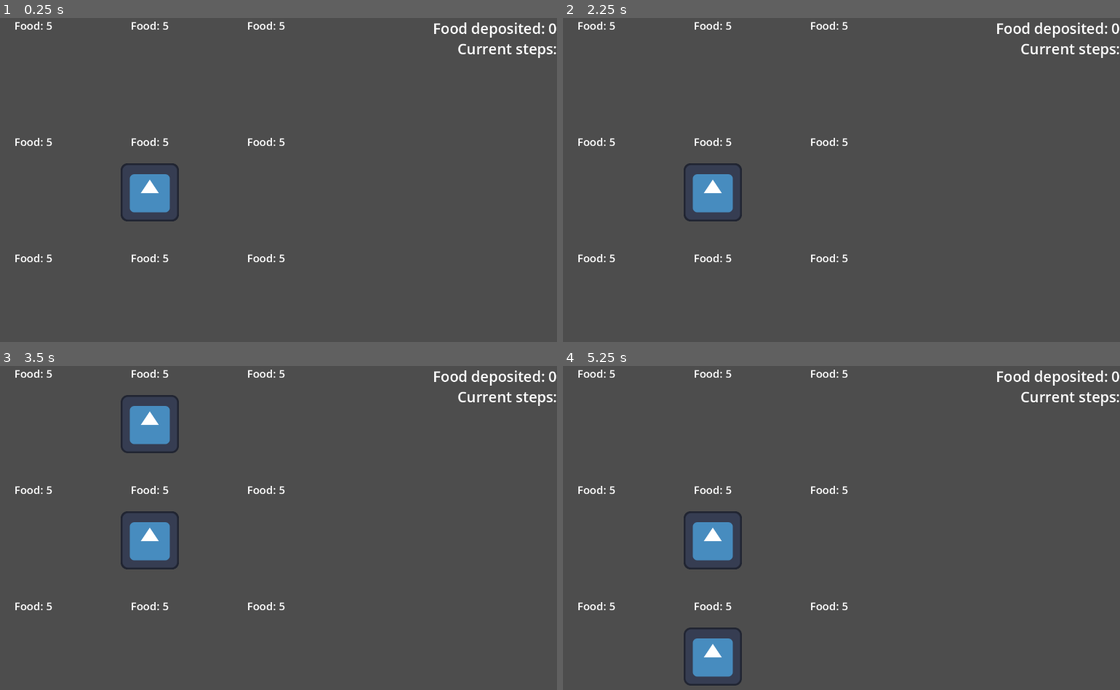
Above: before the commit, frames 1-4 (two rows, left to right).
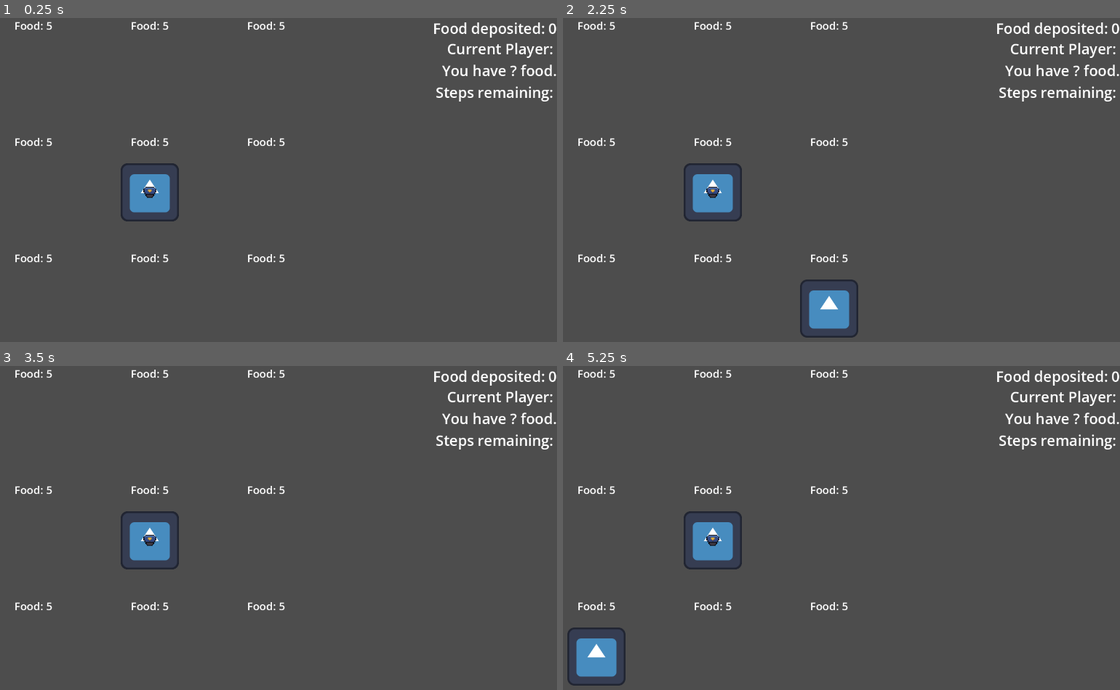
Above: after the commit, the same moments.

Repository: xandrrr/barnyard-masquerade
Game: Godot game, scene res://main.tscn
Two runs of this game, one before a commit and one after it. Both use one fixed random seed, a clock stepped at 60 frames per second and the inputs below. The engine's default icon, where the game draws it, is replaced by a stand-in: a white triangle on a blue panel in a dark square.
Inputs:
- Up to frame 1 (0.25 s): no input
- Up to frame 2 (2.25 s): tap Enter at 0.5, 2 s; hold D (move_right) 0.53-1.28 s; tap Q (inspect, bound only after the commit) at 0.6, 1.55 s; tap Space (deposit_food) at 1.25, 2.1 s; hold S (move_down) 1.28-2.03 s; tap E (collect_food) at 1.35 s; hold D (move_right) from 2.03 s (still down)
- Up to frame 3 (3.5 s): tap Q (inspect, bound only after the commit) at 2.3, 3.05 s; tap Space (deposit_food) at 2.75 s; release D (move_right) at 2.78 s; hold W (move_up) from 2.78 s (still down); tap N (do_nothing) at 2.85 s
- Up to frame 4 (5.25 s): tap Enter at 3.5 s; release W (move_up) at 3.53 s; hold A (move_left) 3.53-5.03 s; tap Q (inspect, bound only after the commit) at 3.6, 4.35 s; tap Space (deposit_food) at 4.25 s; hold S (move_down) from 5.03 s (still down); tap E (collect_food) at 5.1 s

The runs differ from the first frame. In frame 1, 1.0% of the frame differs, in the area x 25-100%, y 7-56%; in frame 2, 2.1%; in frame 3, 2.1%; in frame 4, 3.2%, in the area x 0-100%, y 7-99%.

Commit message:
Add Cop movement
Add movement for the Cop

Diff:
--- /dev/null
+++ b/AwaitingConfirmation.gd
@@ -0,0 +1,10 @@
+extends State
+
+@export var unit : Cop
+
+func physics_update(_delta: float) -> void:
+	if Input.is_action_just_pressed("confirm"):
+		unit.landing_decided.emit(true)
+
+	if Input.is_action_just_pressed("deny"):
+		unit.landing_decided.emit(false)
--- /dev/null
+++ b/awaiting_action.gd
@@ -0,0 +1,13 @@
+extends State
+
+@export var unit : Cop
+
+func physics_update(_delta: float) -> void:
+	if Input.is_action_just_pressed("eat"):
+		unit.action_confirmed.emit("Eat")
+
+	if Input.is_action_just_pressed("inspect"):
+		unit.action_confirmed.emit("Inspect")
+
+	if Input.is_action_just_pressed("convict"):
+		unit.action_confirmed.emit("Convict")
--- /dev/null
+++ b/cop.gd
@@ -0,0 +1,23 @@
+class_name Cop extends CharacterBody2D
+
+var current_tile : Tile = null
+var current_projection : Tile = null
+var current_exploration : Tile = null
+var food_amount : int = 0
+var is_npc : bool = false
+var steps_queued : int = 0
+var is_revealed : bool = false
+
+signal request_step(target_tile : Tile, action_name : String)
+signal tile_change_requested(target_coordinate_x : int, target_coordinate_y : int)
+signal action_confirmed(action_name : String)
+signal landing_decided(decision : bool)
+signal starting_surveillance
+signal unit_turn_started
+signal unit_turn_concluded
+signal starting_player_targeting
+signal awaiting_confirmation
+signal awaiting_action
+
+func _ready() -> void:
+	add_to_group("Units")
--- /dev/null
+++ b/cop.tscn
@@ -0,0 +1,70 @@
+[gd_scene format=3 uid="uid://byq3qgiolmx35"]
+
+[ext_resource type="Script" uid="uid://dvmrbdl7fa611" path="res://cop.gd" id="1_0qtrv"]
+[ext_resource type="Texture2D" uid="uid://dl1oe3qcbwlmn" path="res://sprites/copIcon.png" id="2_0qtrv"]
+[ext_resource type="Script" uid="uid://c3jv43vfh3o80" path="res://cop_state_manager.gd" id="3_10vfs"]
+[ext_resource type="Script" uid="uid://bqciqppemdnfb" path="res://dancing.gd" id="5_pvkf1"]
+[ext_resource type="Script" uid="uid://boflh0uwcxd7h" path="res://queueing_cop_movement.gd" id="6_10vfs"]
+[ext_resource type="Script" uid="uid://dm57whrhey4cd" path="res://waiting.gd" id="6_h0nw5"]
+[ext_resource type="Script" uid="uid://o30ldsbo2uo5" path="res://targeting_player.gd" id="7_xwtm4"]
+[ext_resource type="Script" uid="uid://bf1mdggk3os35" path="res://AwaitingConfirmation.gd" id="8_pvkf1"]
+[ext_resource type="Script" uid="uid://cu5snc75qa66p" path="res://awaiting_action.gd" id="9_h0nw5"]
+
+[sub_resource type="RectangleShape2D" id="RectangleShape2D_lquwl"]
+size = Vector2(25, 25)
+
+[node name="Cop" type="CharacterBody2D" unique_id=679955636]
+script = ExtResource("1_0qtrv")
+
+[node name="UnitSprite" type="Sprite2D" parent="." unique_id=705627928]
+visible = false
+texture_filter = 1
+scale = Vector2(2, 2)
+texture = ExtResource("2_0qtrv")
+
+[node name="ProjectionSprite" type="Sprite2D" parent="." unique_id=1043573600]
+modulate = Color(1, 1, 1, 0.5019608)
+texture_filter = 1
+scale = Vector2(2, 2)
+texture = ExtResource("2_0qtrv")
+
+[node name="ExplorationSprite" type="Sprite2D" parent="." unique_id=1941978201]
+texture_filter = 1
+scale = Vector2(2, 2)
+texture = ExtResource("2_0qtrv")
+
+[node name="CollisionShape2D" type="CollisionShape2D" parent="." unique_id=145315928]
+shape = SubResource("RectangleShape2D_lquwl")
+
+[node name="CopStateManager" type="Node" parent="." unique_id=1776895716 node_paths=PackedStringArray("unit", "initial_state")]
+script = ExtResource("3_10vfs")
+unit = NodePath("..")
+initial_state = NodePath("Waiting")
+metadata/_custom_type_script = "uid://y021c0k020p6"
+
+[node name="Surveilling" type="Node" parent="CopStateManager" unique_id=301522838]
+script = ExtResource("5_pvkf1")
+metadata/_custom_type_script = "uid://teapur67yax4"
+
+[node name="Waiting" type="Node" parent="CopStateManager" unique_id=937280149]
+script = ExtResource("6_h0nw5")
+metadata/_custom_type_script = "uid://teapur67yax4"
+
+[node name="QueueingCopMovement" type="Node" parent="CopStateManager" unique_id=1648766902 node_paths=PackedStringArray("unit")]
+script = ExtResource("6_10vfs")
+unit = NodePath("../..")
+metadata/_custom_type_script = "uid://teapur67yax4"
+
+[node name="TargetingPlayer" type="Node" parent="CopStateManager" unique_id=642033270]
+script = ExtResource("7_xwtm4")
+metadata/_custom_type_script = "uid://teapur67yax4"
+
+[node name="AwaitingConfirmation" type="Node" parent="CopStateManager" unique_id=1989269184 node_paths=PackedStringArray("unit")]
+script = ExtResource("8_pvkf1")
+unit = NodePath("../..")
+metadata/_custom_type_script = "uid://teapur67yax4"
+
+[node name="AwaitingAction" type="Node" parent="CopStateManager" unique_id=1194538153 node_paths=PackedStringArray("unit")]
+script = ExtResource("9_h0nw5")
+unit = NodePath("../..")
+metadata/_custom_type_script = "uid://teapur67yax4"
--- /dev/null
+++ b/cop_state_manager.gd
@@ -0,0 +1,46 @@
+extends StateManager
+
+@export var unit : Cop
+
+func _ready() -> void:
+	unit.starting_surveillance.connect(func():
+		var previous_state_path := state.name
+		state.exit()
+		state = get_node("Surveilling")
+		state.enter(previous_state_path)
+	)
+
+	unit.unit_turn_started.connect(func():
+		var previous_state_path := state.name
+		state.exit()
+		state = get_node("QueueingCopMovement")
+		state.enter(previous_state_path)
+	)
+
+	unit.unit_turn_concluded.connect(func():
+		var previous_state_path := state.name
+		state.exit()
+		state = get_node("Waiting")
+		state.enter(previous_state_path)
+	)
+
+	unit.starting_player_targeting.connect(func():
+		var previous_state_path := state.name
+		state.exit()
+		state = get_node("TargetingPlayer")
+		state.enter(previous_state_path)
+	)
+
+	unit.awaiting_confirmation.connect(func():
+		var previous_state_path := state.name
+		state.exit()
+		state = get_node("AwaitingConfirmation")
+		state.enter(previous_state_path)
+	)
+
+	unit.awaiting_action.connect(func():
+		var previous_state_path := state.name
+		state.exit()
+		state = get_node("AwaitingAction")
+		state.enter(previous_state_path)
+	)
--- a/main.gd
+++ b/main.gd
@@ -8,14 +8,20 @@
 	2 : [],
 	3 : []
 }
+var current_cop_steps : Array = []
+var current_cop_step_index : int = 0
+
 var current_players : Array = []
 var current_player_units : Dictionary = {}
 var current_npcs : Array = []
+var current_cop : Cop = null
 
 var current_turn_index = -1
 var current_player_acting = null
+var is_cop_movement : bool = false
+var is_cop_surveillance : bool = false
 var test_players = [
-	1, 2, 3, 4
+	1, 2, 3
 ]
 
 func _ready() -> void:
@@ -23,9 +29,12 @@
 	for test_player in test_players:
 		current_player_units[test_player] = $UnitManager.create_player_unit()
 		current_players.append(test_player)
-	for i in range(8):
+	for i in range(6):
 		var npc = $UnitManager.create_npc()
 		current_npcs.append(npc)
+	current_cop = $UnitManager.create_cop()
+	for tile in $TileManager.tiles:
+		tile.update_food_tally()
 	change_turn()
 
 
@@ -35,10 +44,16 @@
 
 func prepare_new_turn():
 	current_turn_index = -1
+	current_cop_step_index = 0
 	current_player_acting = null
 	current_steps[1].clear()
 	current_steps[2].clear()
 	current_steps[3].clear()
+	current_cop_steps.clear()
+
+	for unit in $UnitManager.current_player_units:
+		unit.unit_turn_concluded.emit()
+	current_cop.unit_turn_concluded.emit()
 	change_turn()
 
 
@@ -51,7 +66,9 @@
 		$UnitManager.move_all_npcs()
 		await get_tree().create_timer(1.5).timeout
 	update_deposited_food_tally()
-	prepare_new_turn()
+	for tile in $TileManager.tiles:
+		tile.update_food_tally()
+	iterate_cop_movement()
 
 
 func add_step(enactor : Unit, target_tile : Tile, action_name : String):
@@ -67,7 +84,7 @@
 	unit.current_tile = step[1]
 	match step[2]:
 		"Collect":
-			step[1].distribute_food(step[0], 2)
+			step[1].distribute_food(step[0], 1)
 			unit.update_food_tally()
 		"Deposit":
 			var map_size_x = $TileManager.map_size_x
@@ -88,28 +105,96 @@
 			pass
 
 
+func add_cop_step(enactor : Cop, target_tile : Tile, action_name : String):
+	var turn_elements = [enactor, target_tile, action_name]
+	current_cop_steps.append(turn_elements)
+
+
+func play_cop_action(action_name : String):
+	match action_name:
+		"Eat":
+			current_cop.current_tile.remove_food(2)
+			current_cop.current_tile.update_food_tally()
+		"Inspect":
+			pass
+		"Convict":
+			pass
+	current_cop.current_projection = current_cop.current_tile
+
+
+func iterate_cop_movement():
+	var step = current_cop_steps[current_cop_step_index]
+	current_cop.position = current_cop.current_tile.position
+	var tween = get_tree().create_tween()
+	tween.tween_property(current_cop, "position", step[1].position, 1.0)
+	current_cop.current_tile = step[1]
+	await get_tree().create_timer(1.5).timeout
+	current_cop_step_index += 1
+	if current_cop_step_index < 3:
+		current_cop.awaiting_confirmation.emit()
+	else:
+		step[1].take_cop(current_cop)
+		current_cop.awaiting_action.emit()
+
+
+func change_turn():
+	if not is_cop_movement:
+		current_turn_index += 1
+		print("turn index: " + str(current_turn_index))
+		print("is cop movement: " + str(is_cop_movement))
+		print("current_players size " + str(current_players.size()))
+		if current_player_acting:
+			var previous_unit = current_player_units[current_player_acting]
+			previous_unit.unit_turn_concluded.emit()
+			previous_unit.steps_queued = 0
+
+		if current_turn_index < current_players.size():
+			current_player_acting = current_players[current_turn_index]
+			var current_unit = current_player_units[current_player_acting]
+			current_unit.steps_queued = 0
+			await get_tree().create_timer(0.05).timeout
+			current_unit.unit_turn_started.emit()
+		else:
+			current_player_acting = null
+			is_cop_movement = true
+			current_cop.steps_queued = 0
+			await get_tree().create_timer(0.05).timeout
+			current_cop.unit_turn_started.emit()
+	else:
+		is_cop_movement = false
+		current_cop.unit_turn_concluded.emit()
+		current_cop.steps_queued = 0
+		play_turn()
+
+
 func _on_unit_manager_move_requested(enactor: Unit, target_tile: Tile, action_name: String) -> void:
-	enactor.steps_queued += 1
-	print(enactor.steps_queued)
-	add_step(enactor, target_tile, action_name)
-	enactor.get_node("ProjectionSprite").global_position = target_tile.position
-	if enactor.steps_queued == 3:
-		change_turn()
-
-
-func change_turn():
-	current_turn_index += 1
-	if current_player_acting:
-		var previous_unit = current_player_units[current_player_acting]
-		previous_unit.unit_turn_concluded.emit()
-		previous_unit.steps_queued = 0
-
-	if current_turn_index < current_players.size():
-		current_player_acting = current_players[current_turn_index]
-		var current_unit = current_player_units[current_player_acting]
-		current_unit.steps_queued = 0
-		await get_tree().create_timer(0.05).timeout
-		current_unit.unit_turn_started.emit()
+	if !(enactor.current_projection == target_tile):
+		enactor.steps_queued += 1
+		print(enactor.steps_queued)
+		add_step(enactor, target_tile, action_name)
+		enactor.get_node("ProjectionSprite").global_position = target_tile.position
+		if enactor.steps_queued == 3:
+			change_turn()
+
+
+func _on_unit_manager_cop_move_requested(enactor: Cop, target_tile: Tile, action_name: String) -> void:
+	if !(enactor.current_projection == target_tile):
+		enactor.steps_queued += 1
+		add_cop_step(enactor, target_tile, action_name)
+		enactor.get_node("ProjectionSprite").global_position = target_tile.position
+		if enactor.steps_queued == 3:
+			change_turn()
+
+
+func _on_unit_manager_cop_room_decision(decision: bool) -> void:
+	if decision:
+		current_cop.awaiting_action.emit()
 	else:
-		current_player_acting = null
-		play_turn()
+		iterate_cop_movement()
+
+
+func _on_unit_manager_cop_action_decided(action_name: String) -> void:
+	play_cop_action(action_name)
+	await get_tree().create_timer(0.05).timeout
+	#TODO: Change this to display results
+	prepare_new_turn()
--- a/main.tscn
+++ b/main.tscn
@@ -3,6 +3,67 @@
 [ext_resource type="Script" uid="uid://dl1pshdi185jd" path="res://unit_manager.gd" id="1_1bvp3"]
 [ext_resource type="Script" uid="uid://bkki4vmw1adyq" path="res://main.gd" id="1_h2yge"]
 [ext_resource type="Script" uid="uid://cbqxk3r4grpp1" path="res://tile_manager.gd" id="4_lquwl"]
+
+[sub_resource type="Animation" id="Animation_h2yge"]
+length = 0.001
+tracks/0/type = "value"
+tracks/0/imported = false
+tracks/0/enabled = true
+tracks/0/path = NodePath(".:modulate")
+tracks/0/interp = 1
+tracks/0/loop_wrap = true
+tracks/0/keys = {
+"times": PackedFloat32Array(0),
+"transitions": PackedFloat32Array(1),
+"update": 0,
+"values": [Color(1, 1, 1, 0)]
+}
+tracks/1/type = "value"
+tracks/1/imported = false
+tracks/1/enabled = true
+tracks/1/path = NodePath(".:rotation")
+tracks/1/interp = 1
+tracks/1/loop_wrap = true
+tracks/1/keys = {
+"times": PackedFloat32Array(0),
+"transitions": PackedFloat32Array(1),
+"update": 0,
+"values": [0.5061455]
+}
+
+[sub_resource type="Animation" id="Animation_1bvp3"]
+resource_name = "fade_animator"
+length = 3.0
+tracks/0/type = "value"
+tracks/0/imported = false
+tracks/0/enabled = true
+tracks/0/path = NodePath(".:modulate")
+tracks/0/interp = 1
+tracks/0/loop_wrap = true
+tracks/0/keys = {
+"times": PackedFloat32Array(0, 0.5, 2.5, 3),
+"transitions": PackedFloat32Array(1, 1, 1, 1),
+"update": 0,
+"values": [Color(1, 1, 1, 0), Color(1, 1, 1, 1), Color(1, 1, 1, 1), Color(1, 1, 1, 0)]
+}
+tracks/1/type = "value"
+tracks/1/imported = false
+tracks/1/enabled = true
+tracks/1/path = NodePath(".:rotation")
+tracks/1/interp = 1
+tracks/1/loop_wrap = true
+tracks/1/keys = {
+"times": PackedFloat32Array(0, 0.5, 2.5, 3),
+"transitions": PackedFloat32Array(0.5, 1, 2, 1),
+"update": 0,
+"values": [-0.5061454830783556, 0.5061455, 0.5061455, 1.5707963267948966]
+}
+
+[sub_resource type="AnimationLibrary" id="AnimationLibrary_lquwl"]
+_data = {
+&"RESET": SubResource("Animation_h2yge"),
+&"fade_animator": SubResource("Animation_1bvp3")
+}
 
 [node name="Main" type="Node2D" unique_id=26801442]
 script = ExtResource("1_h2yge")
@@ -19,7 +80,7 @@
 anchors_preset = 10
 anchor_right = 1.0
 offset_right = 1280.0
-offset_bottom = 80.0
+offset_bottom = 720.0
 grow_horizontal = 2
 
 [node name="FoodDepositedLabel" type="Label" parent="MainControl" unique_id=1680829220]
@@ -34,7 +95,7 @@
 text = "Food deposited: 0"
 horizontal_alignment = 2
 
-[node name="StepsQueuedLabel" type="Label" parent="MainControl" unique_id=196199504]
+[node name="InformationLabel" type="Label" parent="MainControl" unique_id=196199504]
 layout_mode = 1
 anchors_preset = 1
 anchor_left = 1.0
@@ -44,7 +105,33 @@
 offset_bottom = 90.0
 grow_horizontal = 0
 theme_override_font_sizes/font_size = 32
-text = "Current steps:"
+text = "Current Player:
+You have ? food.
+Steps remaining: "
 horizontal_alignment = 2
 
+[node name="PhasePanel" type="PanelContainer" parent="MainControl" unique_id=221575074]
+modulate = Color(1, 1, 1, 0)
+layout_mode = 0
+offset_top = -50.0
+offset_right = 1525.0049
+offset_bottom = 50.001022
+rotation = 0.5061455
+
+[node name="CenterContainer" type="CenterContainer" parent="MainControl/PhasePanel" unique_id=949231181]
+layout_mode = 2
+
+[node name="PhaseLabel" type="Label" parent="MainControl/PhasePanel/CenterContainer" unique_id=1624846789]
+layout_mode = 2
+theme_override_constants/outline_size = 32
+theme_override_font_sizes/font_size = 64
+text = "Results"
+
+[node name="PhaseAnimator" type="AnimationPlayer" parent="." unique_id=1974561950]
+root_node = NodePath("../MainControl/PhasePanel")
+libraries/ = SubResource("AnimationLibrary_lquwl")
+
+[connection signal="cop_action_decided" from="UnitManager" to="." method="_on_unit_manager_cop_action_decided"]
+[connection signal="cop_move_requested" from="UnitManager" to="." method="_on_unit_manager_cop_move_requested"]
+[connection signal="cop_room_decision" from="UnitManager" to="." method="_on_unit_manager_cop_room_decision"]
 [connection signal="move_requested" from="UnitManager" to="." method="_on_unit_manager_move_requested"]
--- a/project.godot
+++ b/project.godot
@@ -61,6 +61,36 @@
 "events": [Object(InputEventKey,"resource_local_to_scene":false,"resource_name":"","device":-1,"window_id":0,"alt_press …(192 unchanged characters)…
 ]
 }
+confirm={
+"deadzone": 0.2,
+"events": [Object(InputEventKey,"resource_local_to_scene":false,"resource_name":"","device":-1,"window_id":0,"alt_pressed":false,"shift_pressed":false,"ctrl_pressed":false,"meta_pressed":false,"pressed":false,"keycode":0,"physical_keycode":69,"key_label":0,"unicode":101,"location":0,"echo":false,"script":null)
+]
+}
+surveil={
+"deadzone": 0.2,
+"events": [Object(InputEventKey,"resource_local_to_scene":false,"resource_name":"","device":-1,"window_id":0,"alt_pressed":false,"shift_pressed":false,"ctrl_pressed":false,"meta_pressed":false,"pressed":false,"keycode":0,"physical_keycode":69,"key_label":0,"unicode":101,"location":0,"echo":false,"script":null)
+]
+}
+deny={
+"deadzone": 0.2,
+"events": [Object(InputEventKey,"resource_local_to_scene":false,"resource_name":"","device":-1,"window_id":0,"alt_pressed":false,"shift_pressed":false,"ctrl_pressed":false,"meta_pressed":false,"pressed":false,"keycode":0,"physical_keycode":78,"key_label":0,"unicode":110,"location":0,"echo":false,"script":null)
+]
+}
+eat={
+"deadzone": 0.2,
+"events": [Object(InputEventKey,"resource_local_to_scene":false,"resource_name":"","device":-1,"window_id":0,"alt_pressed":false,"shift_pressed":false,"ctrl_pressed":false,"meta_pressed":false,"pressed":false,"keycode":0,"physical_keycode":69,"key_label":0,"unicode":101,"location":0,"echo":false,"script":null)
+]
+}
+inspect={
+"deadzone": 0.2,
+"events": [Object(InputEventKey,"resource_local_to_scene":false,"resource_name":"","device":-1,"window_id":0,"alt_pressed":false,"shift_pressed":false,"ctrl_pressed":false,"meta_pressed":false,"pressed":false,"keycode":0,"physical_keycode":81,"key_label":0,"unicode":113,"location":0,"echo":false,"script":null)
+]
+}
+convict={
+"deadzone": 0.2,
+"events": [Object(InputEventKey,"resource_local_to_scene":false,"resource_name":"","device":-1,"window_id":0,"alt_pressed":false,"shift_pressed":false,"ctrl_pressed":false,"meta_pressed":false,"pressed":false,"keycode":0,"physical_keycode":32,"key_label":0,"unicode":32,"location":0,"echo":false,"script":null)
+]
+}
 
 [physics]
 
--- /dev/null
+++ b/queueing_cop_movement.gd
@@ -0,0 +1,57 @@
+extends State
+
+@export var unit : Cop
+
+func enter(previous_state_path: String, data := {}) -> void:
+	unit.get_node("ProjectionSprite").visible = true
+	unit.get_node("ExplorationSprite").visible = true
+	unit.get_node("UnitSprite").visible = false
+
+	unit.get_node("ProjectionSprite").position = Vector2(0,0)
+	unit.get_node("ExplorationSprite").position = Vector2(0,0)
+
+func exit() -> void:
+	unit.get_node("UnitSprite").visible = true
+	unit.get_node("ProjectionSprite").visible = false
+	unit.get_node("ExplorationSprite").visible = false
+
+
+func physics_update(_delta: float) -> void:
+	if Input.is_action_just_pressed("move_up"):
+		var target_coordinate_x = unit.current_projection.x_coordinate
+		var target_coordinate_y = unit.current_projection.y_coordinate - 1
+		if check_if_legal_tile(target_coordinate_x, target_coordinate_y):
+			unit.tile_change_requested.emit(target_coordinate_x, target_coordinate_y)
+
+	if Input.is_action_just_pressed("move_down"):
+		var target_coordinate_x = unit.current_projection.x_coordinate
+		var target_coordinate_y = unit.current_projection.y_coordinate + 1
+		if check_if_legal_tile(target_coordinate_x, target_coordinate_y):
+			unit.tile_change_requested.emit(target_coordinate_x, target_coordinate_y)
+
+	if Input.is_action_just_pressed("move_left"):
+		var target_coordinate_x = unit.current_projection.x_coordinate - 1
+		var target_coordinate_y = unit.current_projection.y_coordinate
+		if check_if_legal_tile(target_coordinate_x, target_coordinate_y):
+			unit.tile_change_requested.emit(target_coordinate_x, target_coordinate_y)
+
+	if Input.is_action_just_pressed("move_right"):
+		var target_coordinate_x = unit.current_projection.x_coordinate + 1
+		var target_coordinate_y = unit.current_projection.y_coordinate
+		if check_if_legal_tile(target_coordinate_x, target_coordinate_y):
+			unit.tile_change_requested.emit(target_coordinate_x, target_coordinate_y)
+
+	if Input.is_action_just_pressed("surveil"):
+		unit.request_step.emit(unit.current_exploration, "Surveil")
+
+
+func check_if_legal_tile(target_coordinate_x : int, target_coordinate_y : int):
+	var current_unit_projection : Tile = unit.current_projection
+	var distance_x = current_unit_projection.x_coordinate - target_coordinate_x
+	var distance_y = current_unit_projection.y_coordinate - target_coordinate_y
+
+	var vector_representation = Vector2(distance_x, distance_y)
+	if vector_representation.length() == 1:
+		return true
+	else:
+		return false
--- /dev/null
+++ b/targeting_player.gd
@@ -0,0 +1 @@
+extends State
--- a/tile.gd
+++ b/tile.gd
@@ -16,14 +16,19 @@
 	unit.current_exploration = self
 
 
+func take_cop(cop : Cop):
+	cop.position = self.position
+	cop.current_exploration = self
+
+
 func take_npc(npc : Npc):
 	npc.current_tile = self
+
 
 func distribute_food(unit : Unit, amount : int):
 	var food_taken = min(food_amount, amount)
 	food_amount -= food_taken
 	unit.food_amount += food_taken
-	update_food_tally()
 
 
 func update_food_tally():
@@ -32,4 +37,8 @@
 
 func add_food(amount : int):
 	food_amount += amount
-	update_food_tally()
+
+
+func remove_food(amount : int):
+	var food_removed = min(food_amount, amount)
+	food_amount -= food_removed
--- a/tile_manager.gd
+++ b/tile_manager.gd
@@ -39,11 +39,7 @@
 
 		if abs(difference_x) == 1 and difference_y == 0:
 			adjacent_tiles.append(tile)
-			print(target_tile.x_coordinate, target_tile.y_coordinate,tile.x_coordinate,tile.y_coordinate)
-			print(difference_x, difference_y)
 		elif abs(difference_y) == 1 and difference_x == 0:
 			adjacent_tiles.append(tile)
-			print(target_tile.x_coordinate, target_tile.y_coordinate,tile.x_coordinate,tile.y_coordinate)
-			print(difference_x, difference_y)
 
 	return adjacent_tiles
--- a/unit_manager.gd
+++ b/unit_manager.gd
@@ -4,10 +4,16 @@
 
 const UNIT_PATH = preload("res://unit.tscn")
 const NPC_PATH = preload("res://npc.tscn")
+const COP_PATH = preload("res://cop.tscn")
 var current_player_units : Array = []
 var current_npcs : Array = []
+var current_cop : Cop = null
 
 signal move_requested(enactor : Unit, target_tile : Tile, action_name : String)
+signal cop_move_requested(enactor : Unit, target_tile : Tile, action_name : String)
+signal cop_room_decision(decision : bool)
+signal cop_action_decided(action_name : String)
+signal cop_target_decided(unit : Unit)
 
 func create_player_unit():
 	var new_unit = UNIT_PATH.instantiate()
@@ -29,6 +35,37 @@
 		new_unit.current_projection = tile
 	)
 
+	return new_unit
+
+
+func create_cop():
+	var new_unit = COP_PATH.instantiate()
+	add_child(new_unit)
+
+	tile_manager.get_tile_from_coordinates(1, 1).take_cop(new_unit)
+	new_unit.current_tile = tile_manager.get_tile_from_coordinates(1, 1)
+	new_unit.current_projection = tile_manager.get_tile_from_coordinates(1, 1)
+	new_unit.tile_change_requested.connect(func(x_coord, y_coord):
+		var tile = tile_manager.get_tile_from_coordinates(x_coord, y_coord)
+		if tile:
+			new_unit.get_node("ExplorationSprite").global_position = tile.position
+			new_unit.current_exploration = tile
+	)
+
+	new_unit.request_step.connect(func(tile : Tile, action_name : String):
+		cop_move_requested.emit(new_unit, tile, action_name)
+		new_unit.current_projection = tile
+	)
+
+	new_unit.action_confirmed.connect(func(action_name : String):
+		cop_action_decided.emit(action_name)
+	)
+
+	new_unit.landing_decided.connect(func(decision : bool):
+		cop_room_decision.emit(decision)
+	)
+
+	current_cop = new_unit
 	return new_unit
 
 
Not shown, added: AwaitingConfirmation.gd.uid
Not shown, added: awaiting_action.gd.uid
Not shown, added: cop.gd.uid
Not shown, added: cop_state_manager.gd.uid
Not shown, added: queueing_cop_movement.gd.uid
Binary file added: sprites/copIcon.png
Not shown, added: sprites/copIcon.png.import
Binary file added: sprites/reticle.png
Not shown, added: sprites/reticle.png.import
Not shown, added: targeting_player.gd.uid
